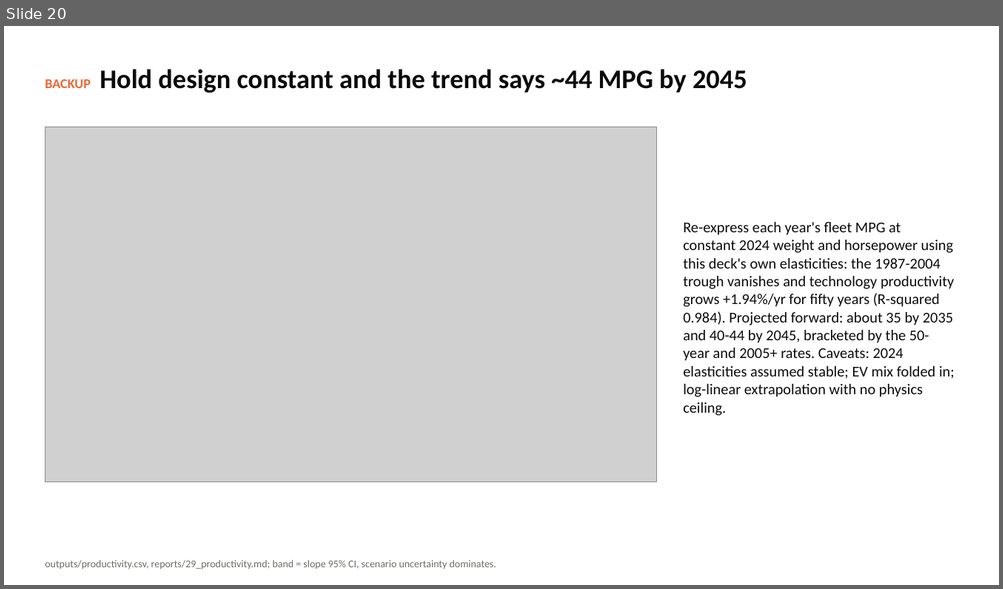
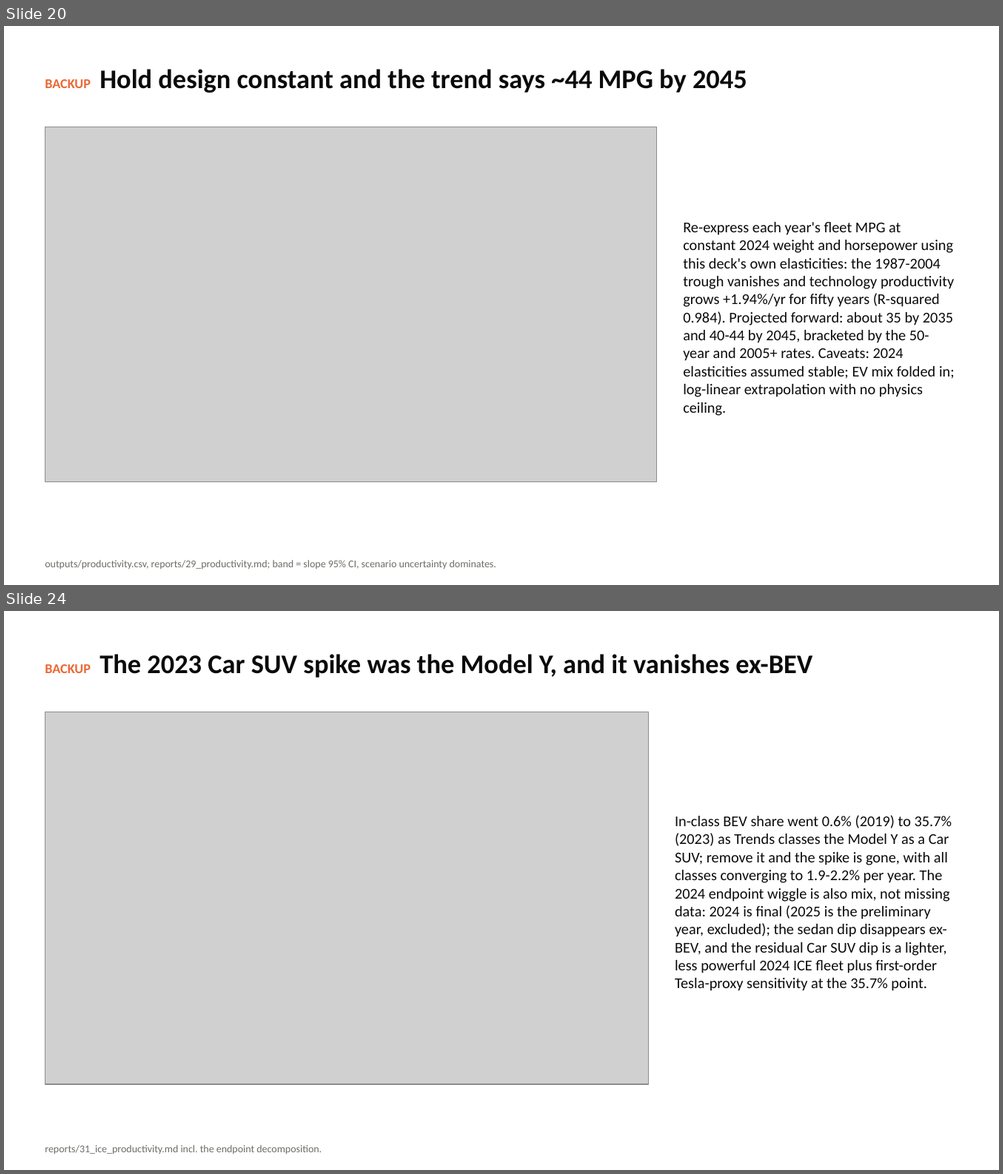
Before and after one commit to SCherwonik/OS3180, a slide deck: MPG Prediction Deck.pptx. Shown one above the other, each under a label of ours: slide 20 before the commit, slides 20 and 24 after it; the slides between them are not shown. The pictures are 1003x589 and 1003x1174 pixels, drawn with LibreOffice and Linux fonts; fonts in the diff are those of the drawing; grey boxes stand for pictures. Boxes give left, top, right and bottom in pixels: in the first picture for what was removed or moved away, otherwise in the second. Text is boxed around its words. In the diff, an @@ line names an element or a change of style, - is before the commit and + after.

```diff
--- a/MPG Prediction Deck.pptx
+++ b/MPG Prediction Deck.pptx
@@ slide 24 added at bbox=[4, 611, 999, 1170], background #FFFFFF @@
@@ text added at bbox=[45, 654, 812, 678], 26 pt, text #0B0B0B, bold @@
+BACKUP The 2023 Car SUV spike was the Model Y, and it vanishes ex-BEV
@@ picture added at bbox=[45, 712, 649, 1085] @@
@@ text added at bbox=[674, 815, 952, 991], 14.5 pt, text #0B0B0B @@
+In-class BEV share went 0.6% (2019) to 35.7% (2023) as Trends classes the Model Y as a Car SUV; remove it and the spike is gone, with all classes converging to 1.9-2.2% per year. The 2024 endpoint wiggle is also mix, not missing data: 2024 is final (2025 is the preliminary year, excluded); the sedan dip disappears ex-BEV, and the residual Car SUV dip is a lighter, less powerful 2024 ICE fleet plus first-order Tesla-proxy sensitivity at the 35.7% point.
@@ text added at bbox=[45, 1145, 321, 1154], 10 pt, text #6E6C66 @@
+reports/31_ice_productivity.md incl. the endpoint decomposition.
```
Also in this commit, not shown: 5 slides changed, 3 other slides added, 2 other files.
